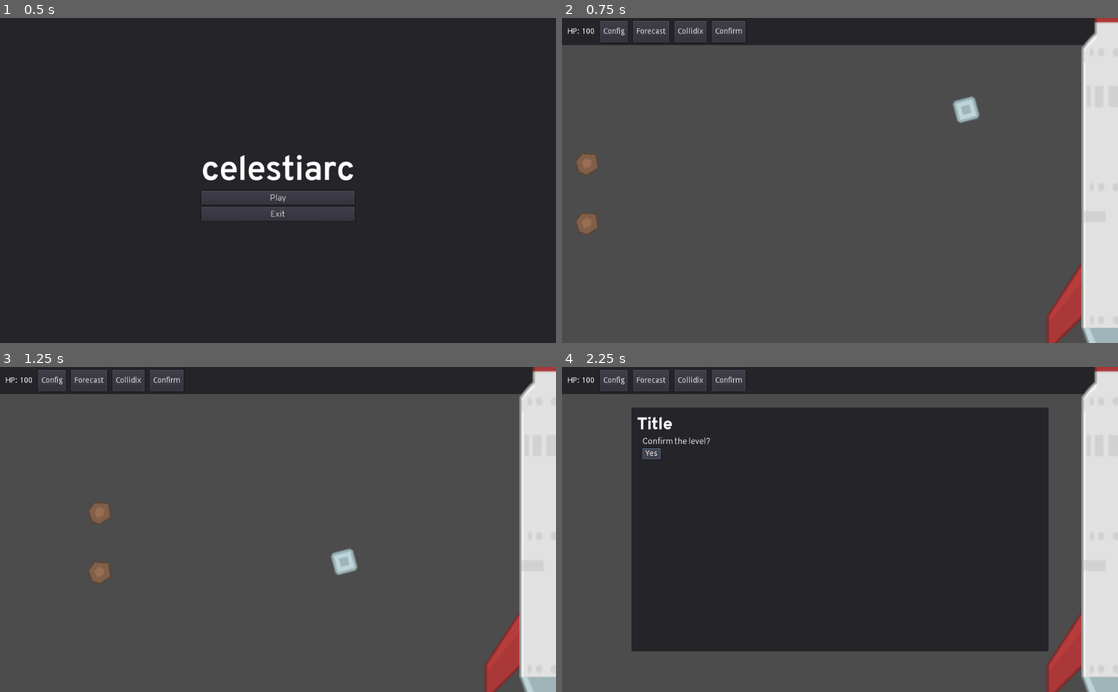
Above: before the commit, frames 1-4 (two rows, left to right).
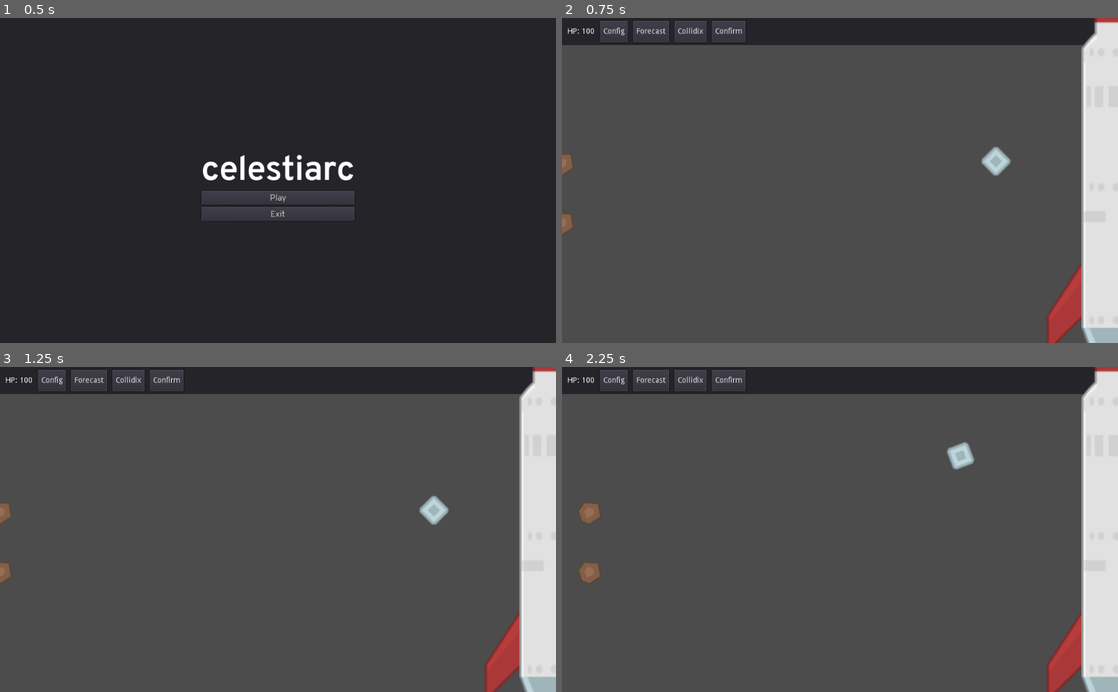
Above: after the commit, the same moments.

Repository: DrgnInventor/celestiarc
Game: Godot game, scene res://scenes/MainMenu.tscn
The game is run twice, just before and just after one commit, with the same random seed, the same clock (stepped at 60 frames per second) and the same inputs.
Inputs:
- Up to frame 1 (0.5 s): no input
- Up to frame 2 (0.75 s): click "Play" at 0.5 s
- Up to frame 3 (1.25 s): no input
- Up to frame 4 (2.25 s): click "Confirm" at 1.25 s; click "Yes" at 2 s

Frame 1 is identical in both runs. In frame 2, 1.2% of the frame differs, in the area x 0-81%, y 24-67%; in frame 3, 1.2%; in frame 4, 56%, in the area x 3-88%, y 12-88%.

Commit message:
Handle level starting and stopping
Also includes hooking up ConfirmOverlay's confirm button to level
starting function.

Diff:
--- a/project.godot
+++ b/project.godot
@@ -9,6 +9,11 @@
 config_version=4
 
 _global_script_classes=[ {
+"base": "Node",
+"class": "Globals",
+"language": "GDScript",
+"path": "res://scripts/Globals.gd"
+}, {
 "base": "Reference",
 "class": "Helpers",
 "language": "GDScript",
@@ -20,6 +25,7 @@
 "path": "res://scripts/coord_util.gd"
 } ]
 _global_script_class_icons={
+"Globals": "",
 "Helpers": "",
 "coord_util": ""
 }
@@ -33,6 +39,7 @@
 [autoload]
 
 CoordUtil="*res://scripts/coord_util.gd"
+Globals="*res://scripts/Globals.gd"
 
 [rendering]
 
--- a/scenes/ConfirmOverlay.tscn
+++ b/scenes/ConfirmOverlay.tscn
@@ -1,12 +1,14 @@
-[gd_scene load_steps=3 format=2]
+[gd_scene load_steps=4 format=2]
 
 [ext_resource path="res://resources/DefaultLabelFont.tres" type="DynamicFont" id=1]
 [ext_resource path="res://scenes/BaseOverlay.tscn" type="PackedScene" id=2]
+[ext_resource path="res://scripts/ConfirmOverlay.gd" type="Script" id=3]
 
 [node name="ConfirmOverlay" instance=ExtResource( 2 )]
+script = ExtResource( 3 )
 
 [node name="Content" parent="Panel/VBoxContainer" index="1"]
-margin_bottom = 97.0
+margin_bottom = 95.0
 
 [node name="Nothing" parent="Panel/VBoxContainer/Content" index="0"]
 margin_bottom = 43.0
--- /dev/null
+++ b/scripts/ConfirmOverlay.gd
@@ -0,0 +1,12 @@
+extends Control
+
+signal confirmed
+onready var confirm_button = $Panel/VBoxContainer/Content/VBoxContainer/ConfirmButton
+
+
+func _ready() -> void:
+	confirm_button.connect("pressed", self, "_on_confirm_button_pressed")
+
+
+func _on_confirm_button_pressed() -> void:
+	emit_signal("confirmed")
--- /dev/null
+++ b/scripts/Globals.gd
@@ -0,0 +1,4 @@
+extends Node
+
+# Shows whether level has been started and whether physics need to be applied
+var level_running = false
--- a/scripts/Meteor.gd
+++ b/scripts/Meteor.gd
@@ -6,6 +6,9 @@
 
 
 func _physics_process(delta):
+	if not Globals.level_running:
+		return
+
 	var collision = move_and_collide(
 		CoordUtil.canon_to_px_coord(Vector2(velocity, 0)).x
 		* direction_vector * delta
--- a/scripts/RotatingPlatform.gd
+++ b/scripts/RotatingPlatform.gd
@@ -19,6 +19,8 @@
 
 func _physics_process(delta):
 	if not Engine.editor_hint:
+		if not Globals.level_running:
+			return
 		# Minus because trigonometry
 		rotation -= rotational_velocity * delta
 
--- a/scripts/main.gd
+++ b/scripts/main.gd
@@ -19,6 +19,7 @@
 	hud.connect("forecast_button_pressed", self, "_on_forecast_button_pressed")
 	hud.connect("config_button_pressed", self, "_on_config_button_pressed")
 	hud.connect("confirm_button_pressed", self, "_on_confirm_button_pressed")
+	confirm_overlay.connect("confirmed", self, "_on_confirmed")
 	# warning-ignore:unused_variable
 	var meteors = [
 		add_meteor(Vector2(0, 40), 50),
@@ -52,6 +53,11 @@
 
 func _on_confirm_button_pressed() -> void:
 	handle_overlay_buttons("confirm")
+
+
+func _on_confirmed() -> void:
+	handle_overlay_buttons("confirm") # hide overlay
+	start_level()
 
 
 func add_meteor(pos: Vector2, v: int) -> KinematicBody2D:
@@ -118,3 +124,7 @@
 			res.append([title, val_1, val_2])
 
 	return res
+
+
+func start_level() -> void:
+	Globals.level_running = true
